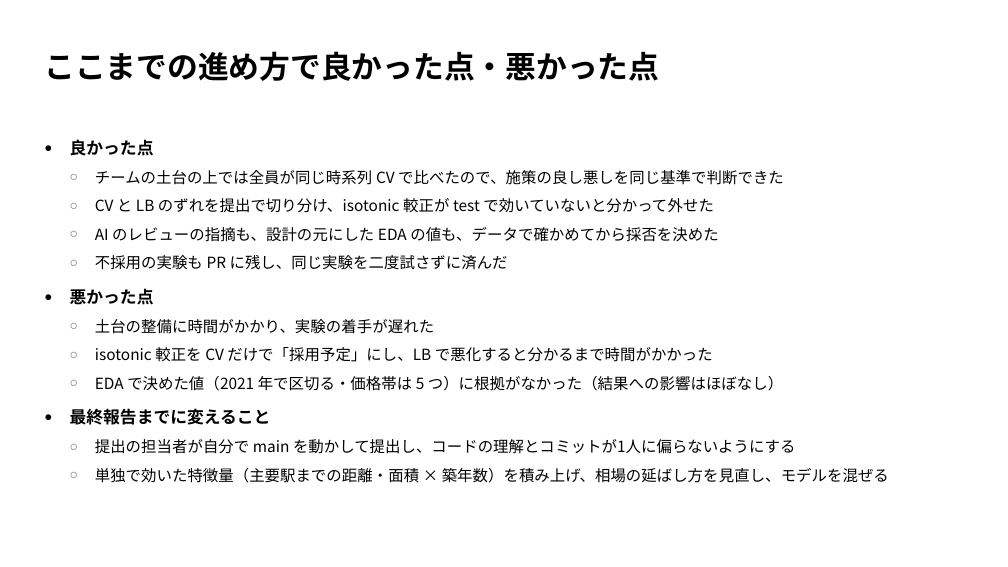
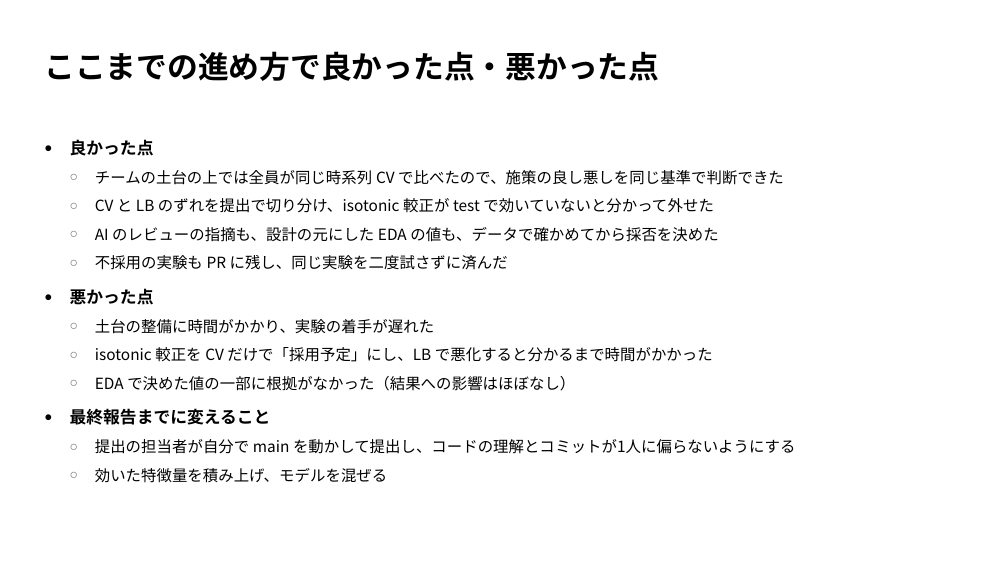
Before and after one commit to TaisukeFujise/condominium-price-pred, a slide deck: slide 6 of slides/midterm/midterm.pptx. Drawn at 1008x567 pixels with LibreOffice and Linux fonts; fonts in the diff are those of the drawing. Boxes give left, top, right and bottom in pixels: in the first picture for what was removed or moved away, otherwise in the second. Text is boxed around its words. In the diff, an @@ line names an element or a change of style, - is before the commit and + after.

```diff
--- a/slides/midterm/midterm.pptx
+++ b/slides/midterm/midterm.pptx
@@ text at box(95, 376, 575, 391): text changed @@
-  ○ EDA で決めた値（2021 年で区切る・価格帯は 5 つ）に根拠がなかった（結果への影響はほぼなし）
+  ○ EDA で決めた値の一部に根拠がなかった（結果への影響はほぼなし）
@@ text at box(95, 468, 388, 483): text changed @@
-  ○ 単独で効いた特徴量（主要駅までの距離・面積 × 築年数）を積み上げ、相場の延ばし方を見直し、モデルを混ぜる
+  ○ 効いた特徴量を積み上げ、モデルを混ぜる
```
Also in this commit, not shown: 3 other slides changed, 2 other files.
